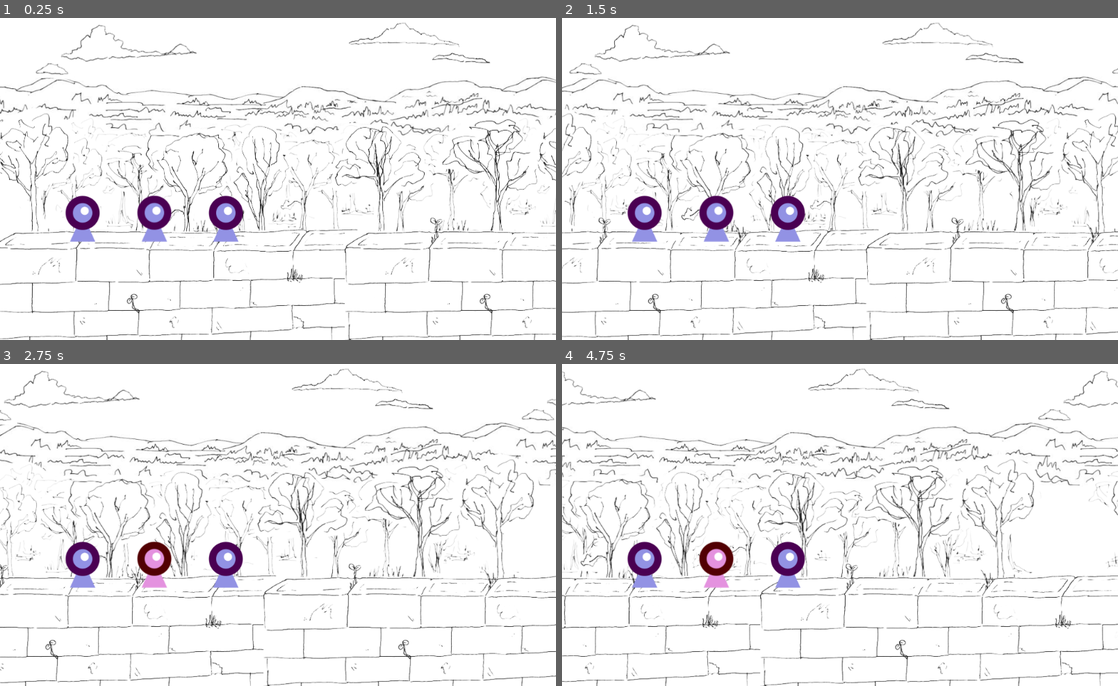
Above: before the commit, frames 1-4 (two rows, left to right).
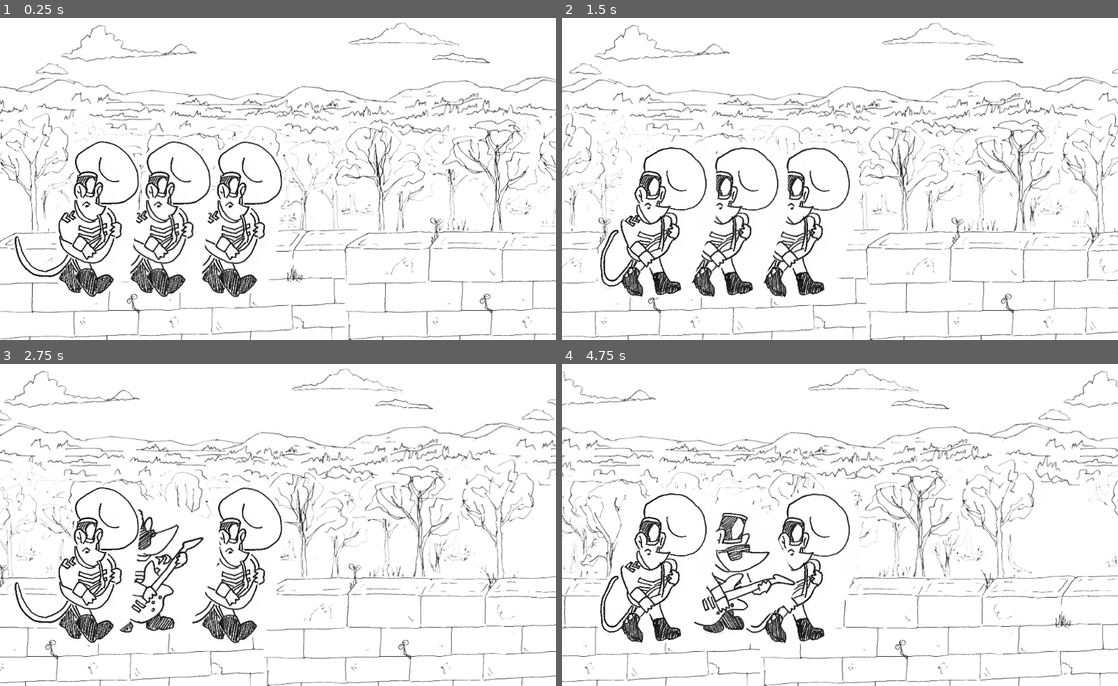
Above: after the commit, the same moments.

Repository: Binney/ludum-dare-46
Game: Godot game, scene res://LevelOne.tscn
Same seed, same stepped clock (60 frames per second), same inputs: the game is played once before the commit and once after it.
Inputs (mouse positions are in pixels of both pictures, inside the frame that each line leads up to):
- Up to frame 1 (0.25 s): no input
- Up to frame 2 (1.5 s): move the mouse to (789, 217) at 0.52 s; click (789, 217) at 0.67 s; move the mouse to (717, 217) at 1.27 s; click (717, 217) at 1.42 s
- Up to frame 3 (2.75 s): move the mouse to (83, 563) at 2.02 s; click (83, 563) at 2.17 s
- Up to frame 4 (4.75 s): move the mouse to (812, 589) at 2.77 s; click (812, 589) at 2.92 s; move the mouse to (1006, 573) at 3.52 s; click (1006, 573) at 3.67 s; move the mouse to (673, 473) at 4.27 s; click (673, 473) at 4.42 s

The runs differ from the first frame. In frame 1, 8.1% of the frame differs, in the area x 2-52%, y 37-87%; in frame 2, 8.0%; in frame 3, 7.5%; in frame 4, 8.0%.

Commit message:
all the mice are tubas and turn into guitars when they're sad

Diff:
--- a/project/LevelOne.tscn
+++ b/project/LevelOne.tscn
@@ -143,5 +143,5 @@
 loop_track = ExtResource( 2 )
 
 [node name="Tubist" parent="." instance=ExtResource( 16 )]
-position = Vector2( 152.171, 376.549 )
+position = Vector2( 152.171, 375.994 )
 loop_track = ExtResource( 17 )
--- a/project/Mousician.gd
+++ b/project/Mousician.gd
@@ -1,4 +1,5 @@
 extends Area2D
+
 
 export(AudioStream) var intro_track
 export(AudioStream) var loop_track
--- a/project/Mousician.tscn
+++ b/project/Mousician.tscn
@@ -11,6 +11,7 @@
 
 [node name="AnimatedSprite" type="AnimatedSprite" parent="."]
 frames = ExtResource( 1 )
+frame = 2
 playing = true
 
 [node name="AudioStreamPlayer" type="AudioStreamPlayer" parent="."]
--- a/project/sprite/eyeframes.tres
+++ b/project/sprite/eyeframes.tres
@@ -1,18 +1,22 @@
-[gd_resource type="SpriteFrames" load_steps=5 format=2]
+[gd_resource type="SpriteFrames" load_steps=9 format=2]
 
-[ext_resource path="res://sprite/eye1.png" type="Texture" id=1]
-[ext_resource path="res://sprite/eye0.png" type="Texture" id=2]
-[ext_resource path="res://sprite/eye1sad.png" type="Texture" id=3]
-[ext_resource path="res://sprite/eye0sad.png" type="Texture" id=4]
+[ext_resource path="res://sprite/tuba1.png" type="Texture" id=1]
+[ext_resource path="res://sprite/tuba2.png" type="Texture" id=2]
+[ext_resource path="res://sprite/guitar2.png" type="Texture" id=3]
+[ext_resource path="res://sprite/guitar0.png" type="Texture" id=4]
+[ext_resource path="res://sprite/tuba0.png" type="Texture" id=5]
+[ext_resource path="res://sprite/tuba3.png" type="Texture" id=6]
+[ext_resource path="res://sprite/guitar1.png" type="Texture" id=7]
+[ext_resource path="res://sprite/guitar3.png" type="Texture" id=8]
 
 [resource]
 animations = [ {
-"frames": [ ExtResource( 2 ), ExtResource( 1 ) ],
+"frames": [ ExtResource( 5 ), ExtResource( 1 ), ExtResource( 2 ), ExtResource( 6 ) ],
 "loop": true,
 "name": "default",
 "speed": 5.0
 }, {
-"frames": [ ExtResource( 4 ), ExtResource( 3 ) ],
+"frames": [ ExtResource( 4 ), ExtResource( 7 ), ExtResource( 3 ), ExtResource( 8 ) ],
 "loop": true,
 "name": "sad",
 "speed": 5.0
Binary file added: project/sprite/guitar0.png
Not shown, added: project/sprite/guitar0.png.import
Binary file added: project/sprite/guitar1.png
Not shown, added: project/sprite/guitar1.png.import
Binary file added: project/sprite/guitar2.png
Not shown, added: project/sprite/guitar2.png.import
Binary file added: project/sprite/guitar3.png
Not shown, added: project/sprite/guitar3.png.import
Binary file added: project/sprite/keys0.png
Not shown, added: project/sprite/keys0.png.import
Binary file added: project/sprite/keys1.png
Not shown, added: project/sprite/keys1.png.import
(and 12 more such lines)
